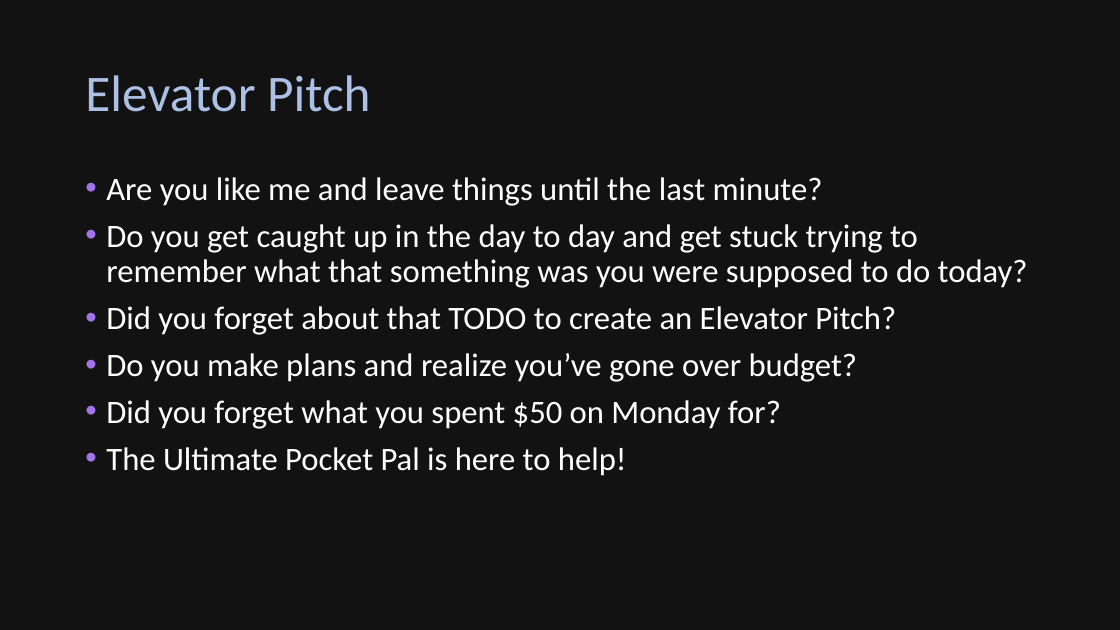
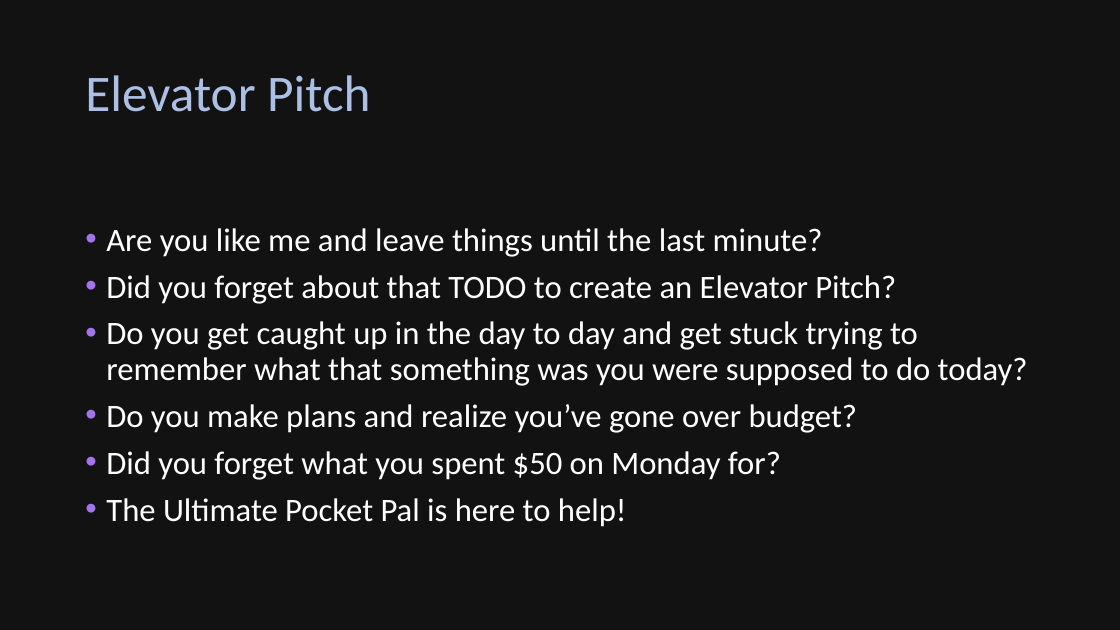
Before and after one commit to Alexander-Perry/ultimate-pocket-pal, a slide deck: slide 3 of Ultimate Pocket Pal.pptx. Drawn at 1120x630 pixels with LibreOffice and Linux fonts; fonts in the diff are those of the drawing. Boxes give left, top, right and bottom in pixels: in the first picture for what was removed or moved away, otherwise in the second. Text is boxed around its words. In the diff, an @@ line names an element or a change of style, - is before the commit and + after.

```diff
--- a/Ultimate Pocket Pal.pptx
+++ b/Ultimate Pocket Pal.pptx
@@ text at (106,275,896,304): paragraph added @@
+• Did you forget about that TODO to create an Elevator Pitch?
@@ text at (106,306,896,335): paragraph removed @@
-• Did you forget about that TODO to create an Elevator Pitch?
```
Also in this commit, not shown: 4 other slides changed, 1 slide added.
